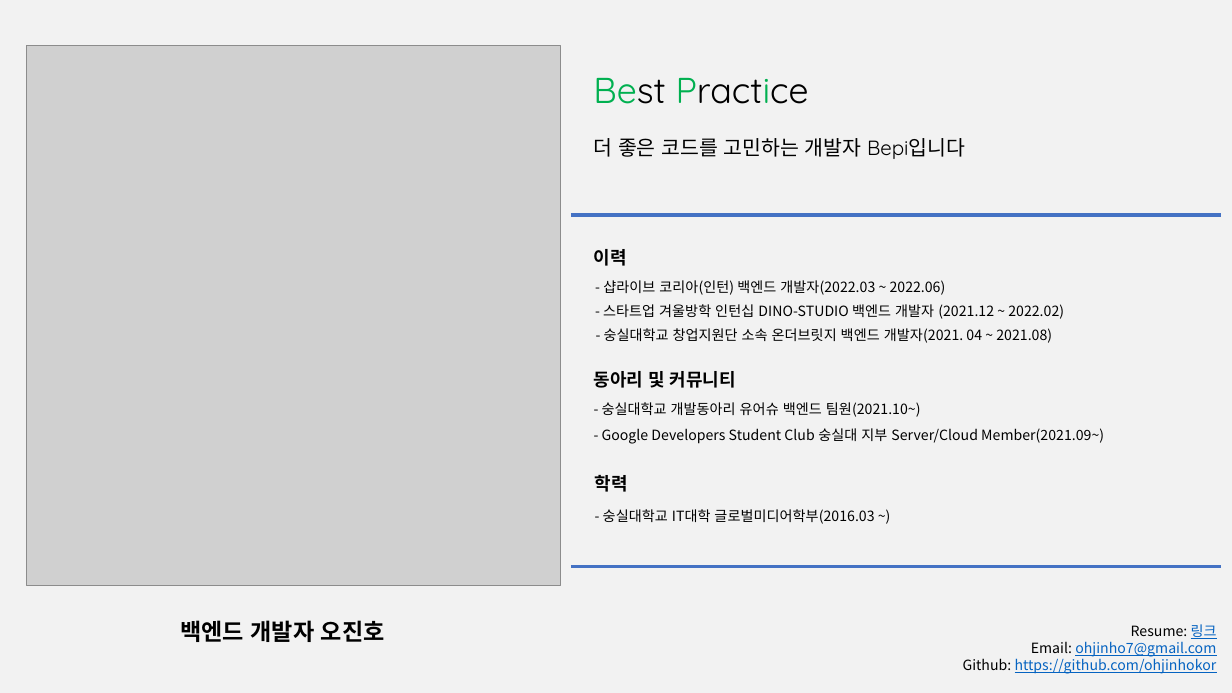
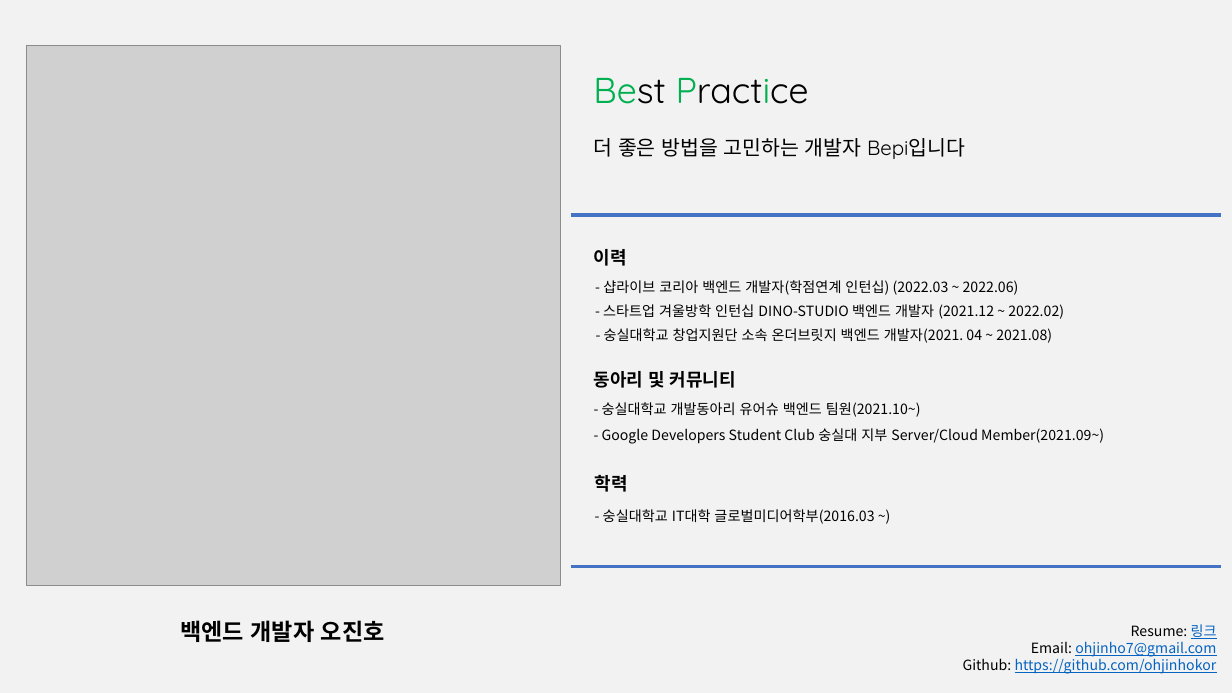
Before and after one commit to ohjinhokor/PortFolio, a slide deck: slide 1 of 오진호 포트폴리오.pptx. Drawn at 1232x693 pixels with LibreOffice and Linux fonts; fonts in the diff are those of the drawing; grey boxes stand for pictures. Boxes give left, top, right and bottom in pixels: in the first picture for what was removed or moved away, otherwise in the second. Text is boxed around its words. In the diff, an @@ line names an element or a change of style, - is before the commit and + after.

```diff
--- a/오진호 포트폴리오.pptx
+++ b/오진호 포트폴리오.pptx
@@ text at (593, 138, 965, 159): text changed @@
-더 좋은 코드를 고민하는 개발자 Bepi입니다
+더 좋은 방법을 고민하는 개발자 Bepi입니다
@@ text at (603, 280, 1019, 295): text changed @@
-- 샵라이브 코리아(인턴) 백엔드 개발자(2022.03 ~ 2022.06)
+- 샵라이브 코리아 백엔드 개발자(학점연계 인턴십) (2022.03 ~ 2022.06)
```
Also in this commit, not shown: 9 other slides changed, 1 slide added, 1 slide removed, 4 other files.
